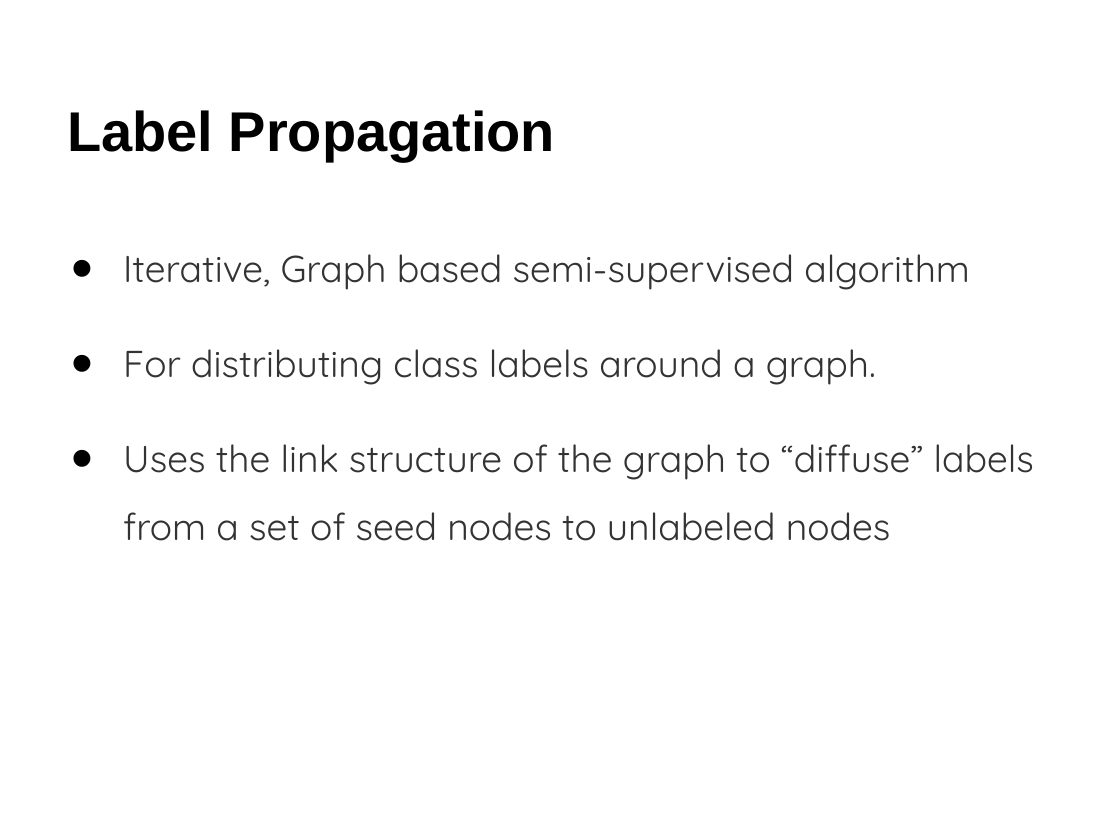
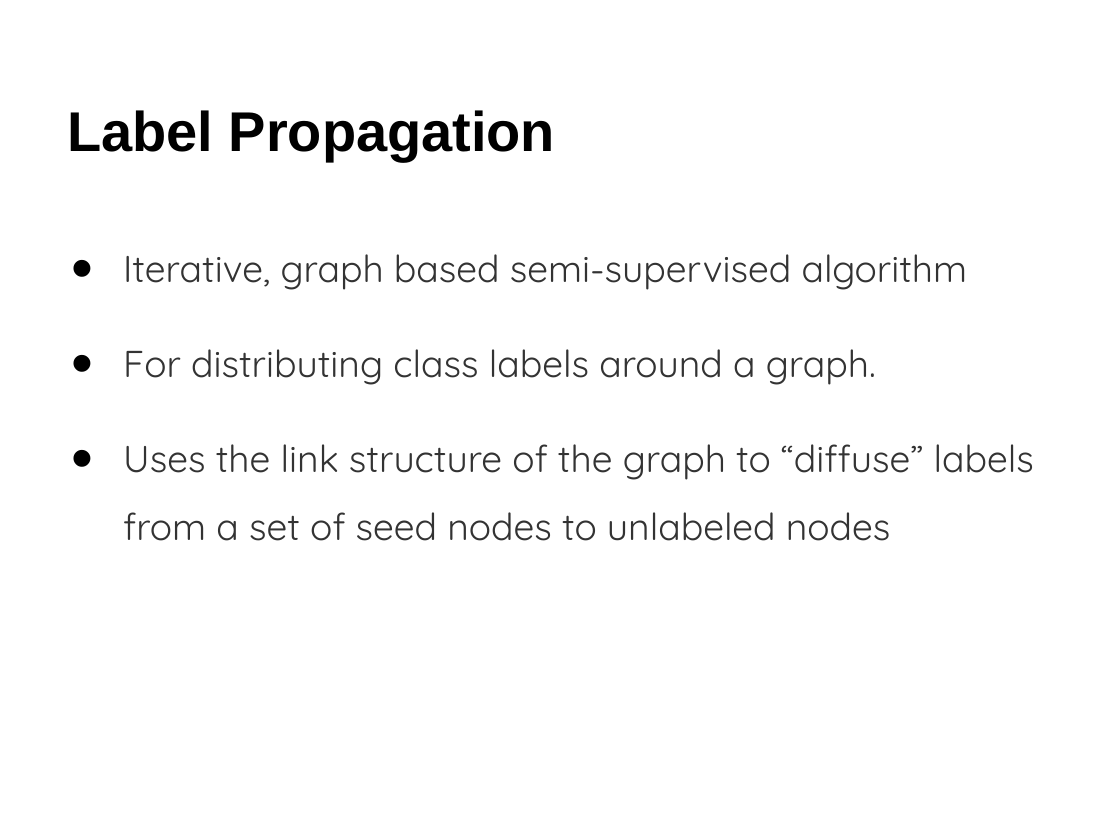
Before and after one commit to raptros/gmm-project-2012, a slide deck: slide 9 of presentation/gmm-2012-presentation.pptx. Drawn at 1120x840 pixels with LibreOffice and Linux fonts; fonts in the diff are those of the drawing. Boxes give left, top, right and bottom in pixels: in the first picture for what was removed or moved away, otherwise in the second. Text is boxed around its words. In the diff, an @@ line names an element or a change of style, - is before the commit and + after.

```diff
--- a/presentation/gmm-2012-presentation.pptx
+++ b/presentation/gmm-2012-presentation.pptx
@@ text at [123, 254, 968, 290]: text changed @@
-• Iterative, Graph based semi-supervised algorithm
+• Iterative, graph based semi-supervised algorithm
```
Also in this commit, not shown: 4 other slides changed, 1 slide added, 1 slide removed.
